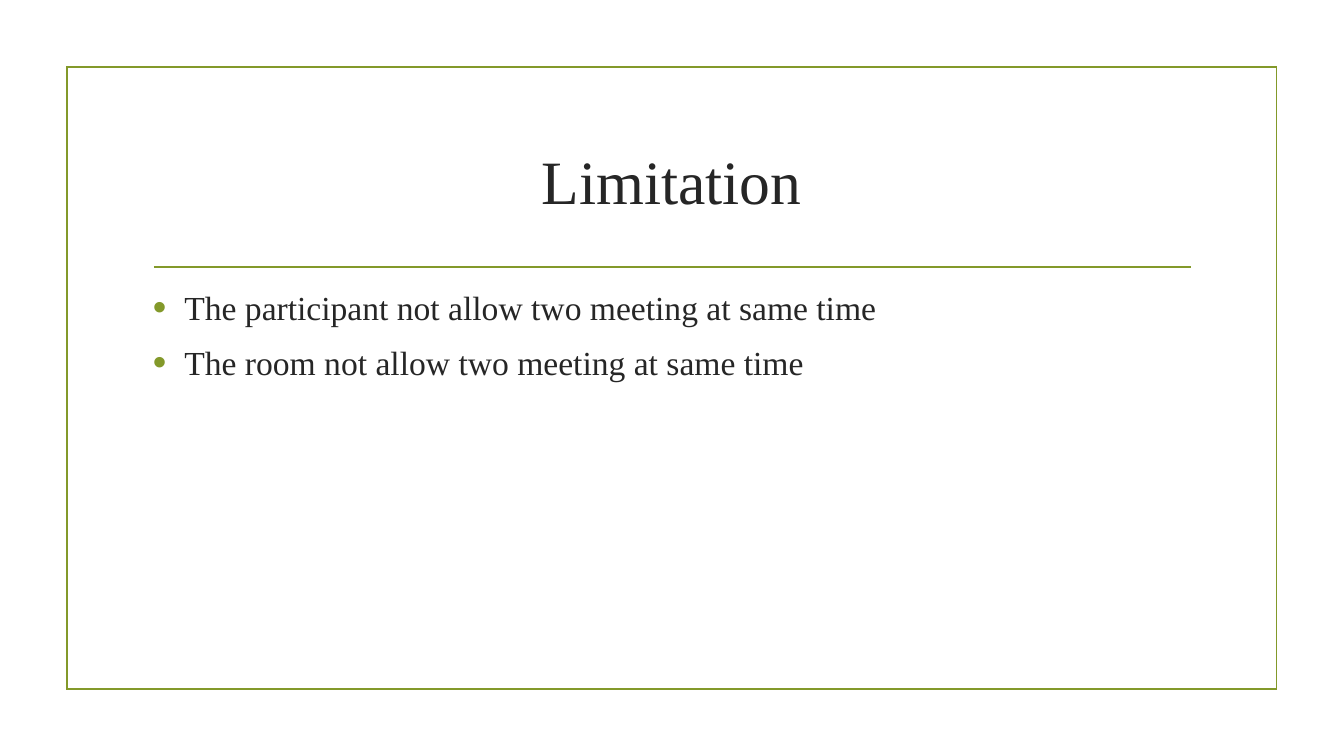
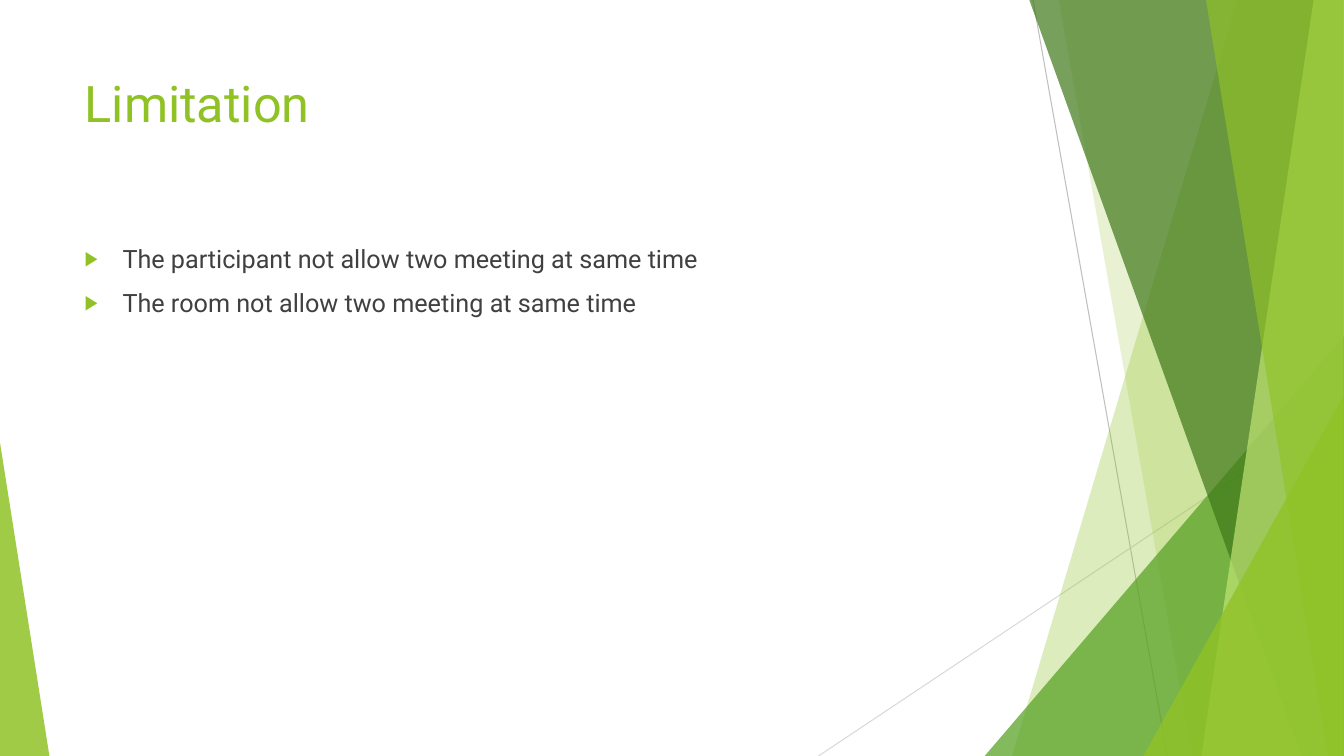
Before and after one commit to BrendonJYHsieh/BookSystem, a slide deck: slide 18 of Final Project/presentation slides.pptx (slide 4 before the commit). Drawn at 1344x756 pixels with LibreOffice and Linux fonts; fonts in the diff are those of the drawing; background and template pictures are left out. Boxes give left, top, right and bottom in pixels: in the first picture for what was removed or moved away, otherwise in the second. Text is boxed around its words. In the diff, an @@ line names an element or a change of style, - is before the commit and + after.

```diff
--- a/Final Project/presentation slides.pptx
+++ b/Final Project/presentation slides.pptx
@@ rectangle removed at (67, 68, 1276, 690) @@
@@ title "Limitation": place and size @@
-title "Limitation" at (542, 163, 802, 205)
+title "Limitation" at (85, 85, 310, 123)
@@ title "Limitation" at (85, 85, 310, 123): size 44 to 36 pt, font Times New Roman to Roboto, text colour #262626 to #90C226; alignment centre to left; vertical alignment middle to top @@
@@ text "The participant not allow two ...": place and size @@
-text "The participant not allow two ..." at (184, 296, 876, 382)
+text "The participant not allow two ..." at (123, 249, 698, 318)
@@ text "The participant not allow two ..." at (123, 249, 698, 318): size 24 to 18 pt, font Times New Roman to Roboto, text colour #262626 to #404040; bullet • to ▶; bullet colour #83992A to #90C226 @@
@@ line removed from (154, 267) to (1191, 267) @@
@@ group added at (0, 0, 1344, 756): 5 freeform shapes, 3 triangles, 2 lines @@
```
Also in this commit, not shown: 3 other slides changed, 16 slides added, 3 slides removed, 17 other files.
